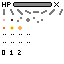
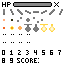
Revision of a layered 64 x 64 image; what changed, layer by layer:
added layer "Layer 8" above "Layer 7" over bbox(40, 24, 55, 32)
painted on "Layer 7" over bbox(2, 24, 61, 63)
